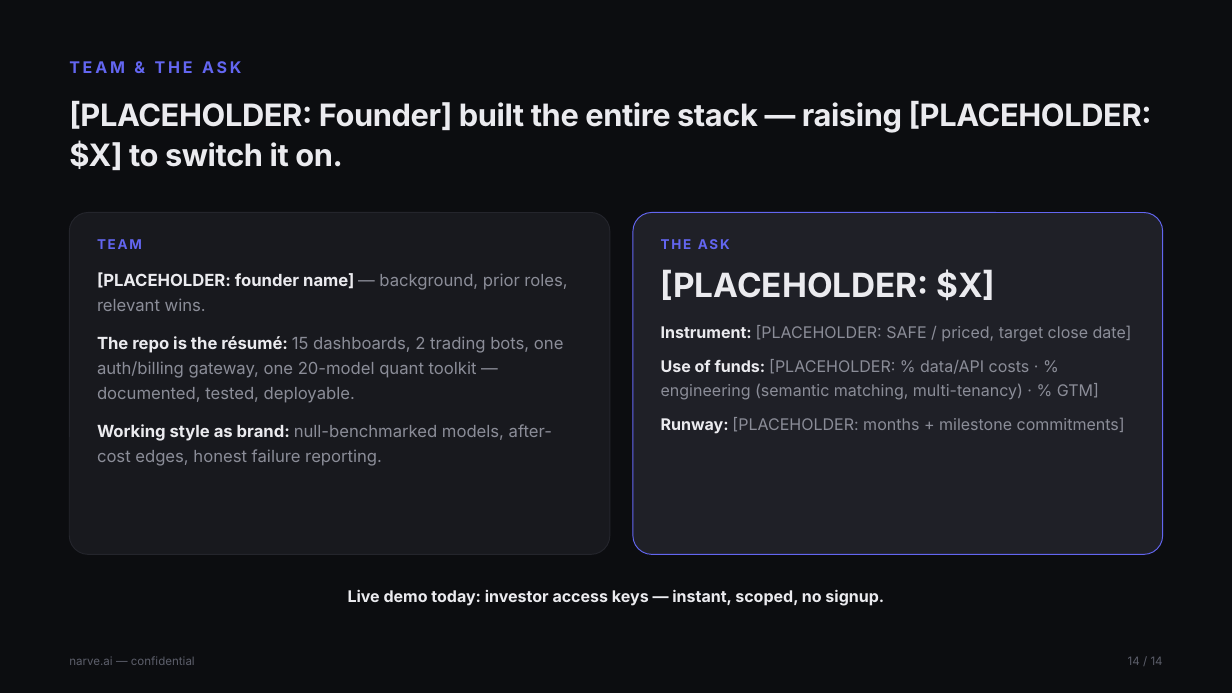
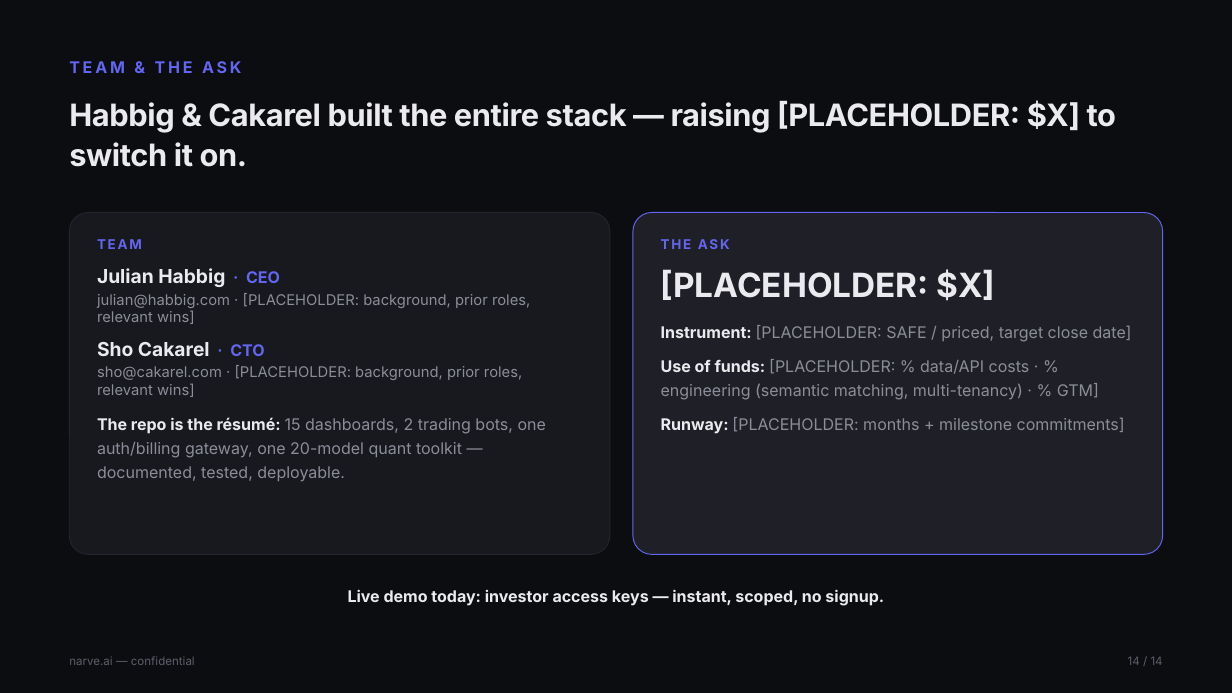
Before and after one commit to Jhabbig/Habbig, a slide deck: slide 14 of pitch-deck/narve-pitch-deck.pptx. Drawn at 1232x693 pixels with LibreOffice and Linux fonts; fonts in the diff are those of the drawing. Boxes give left, top, right and bottom in pixels: in the first picture for what was removed or moved away, otherwise in the second. Text is boxed around its words. In the diff, an @@ line names an element or a change of style, - is before the commit and + after.

```diff
--- a/pitch-deck/narve-pitch-deck.pptx
+++ b/pitch-deck/narve-pitch-deck.pptx
@@ text at <box>69,100,1116,167</box>: text changed @@
-[PLACEHOLDER: Founder] built the entire stack — raising [PLACEHOLDER: $X] to switch it on.
+Habbig & Cakarel built the entire stack — raising [PLACEHOLDER: $X] to switch it on.
@@ text at <box>97,268,530,397</box>: text changed; size 13 to 11.5 pt @@
-[PLACEHOLDER: founder name] — background, prior roles, relevant wins.
+Julian Habbig · CEO
+julian@habbig.com · [PLACEHOLDER: background, prior roles, relevant wins]
+Sho Cakarel · CTO
+sho@cakarel.com · [PLACEHOLDER: background, prior roles, relevant wins]
@@ text at <box>97,417,546,481</box>: size 13 to 12.5 pt in "The repo is the résumé: 15 dashboards, ..."; less space between paragraphs @@
@@ text at <box>97,424,552,466</box>: paragraph removed @@
-Working style as brand: null-benchmarked models, after-cost edges, honest failure reporting.
```
Also in this commit, not shown: 10 other slides changed, 1 other file.
